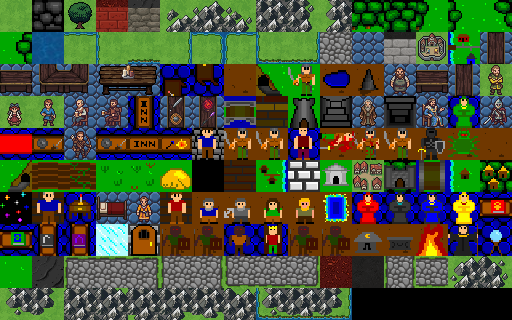
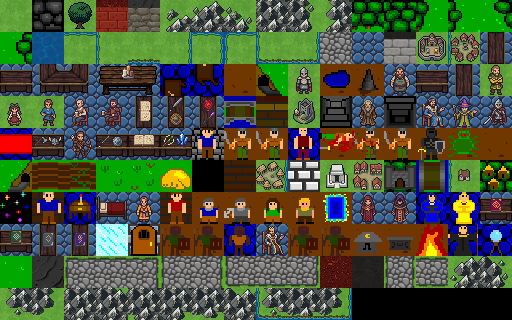
Before/after of a 512x320 layered artwork. What changed in the layer stack:
painted on "Pasted Layer #1" over box(34, 100, 189, 247)
painted on "People" over box(0, 33, 512, 256)
painted on "Pasted Layer" over box(0, 32, 512, 256)
